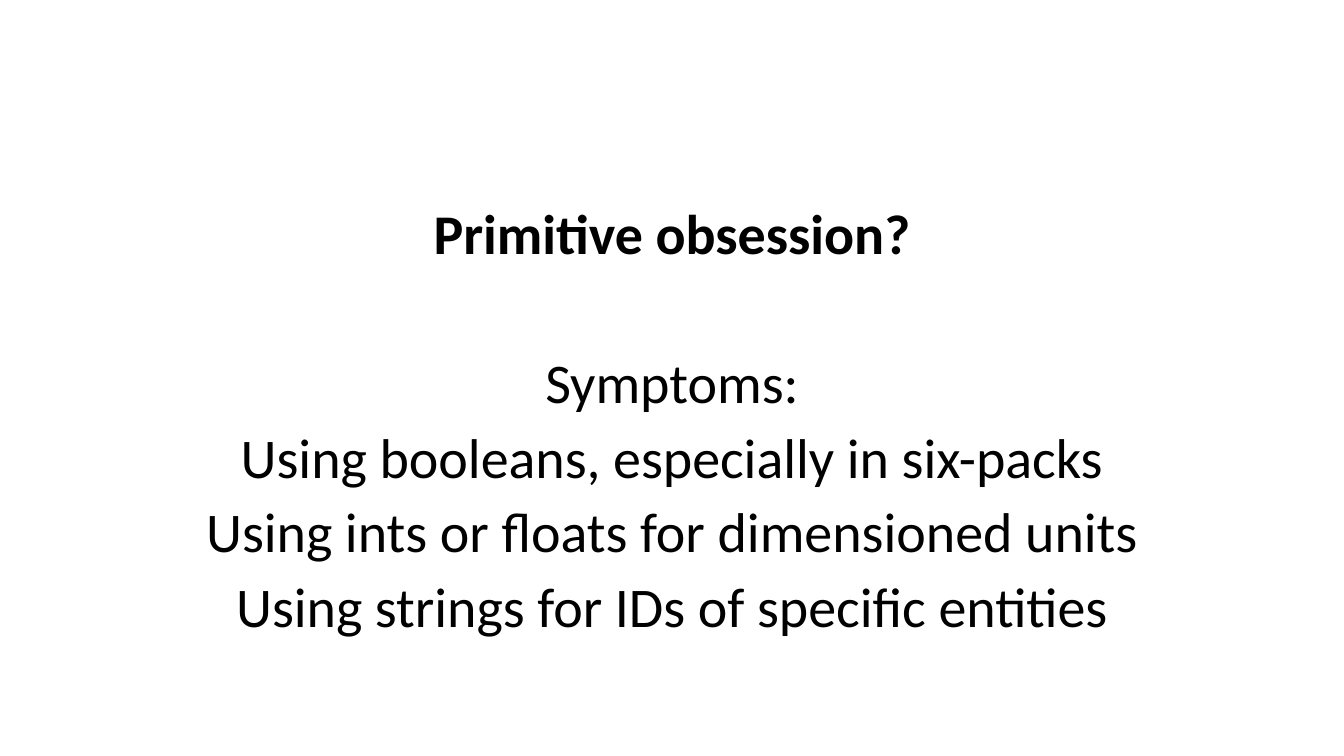
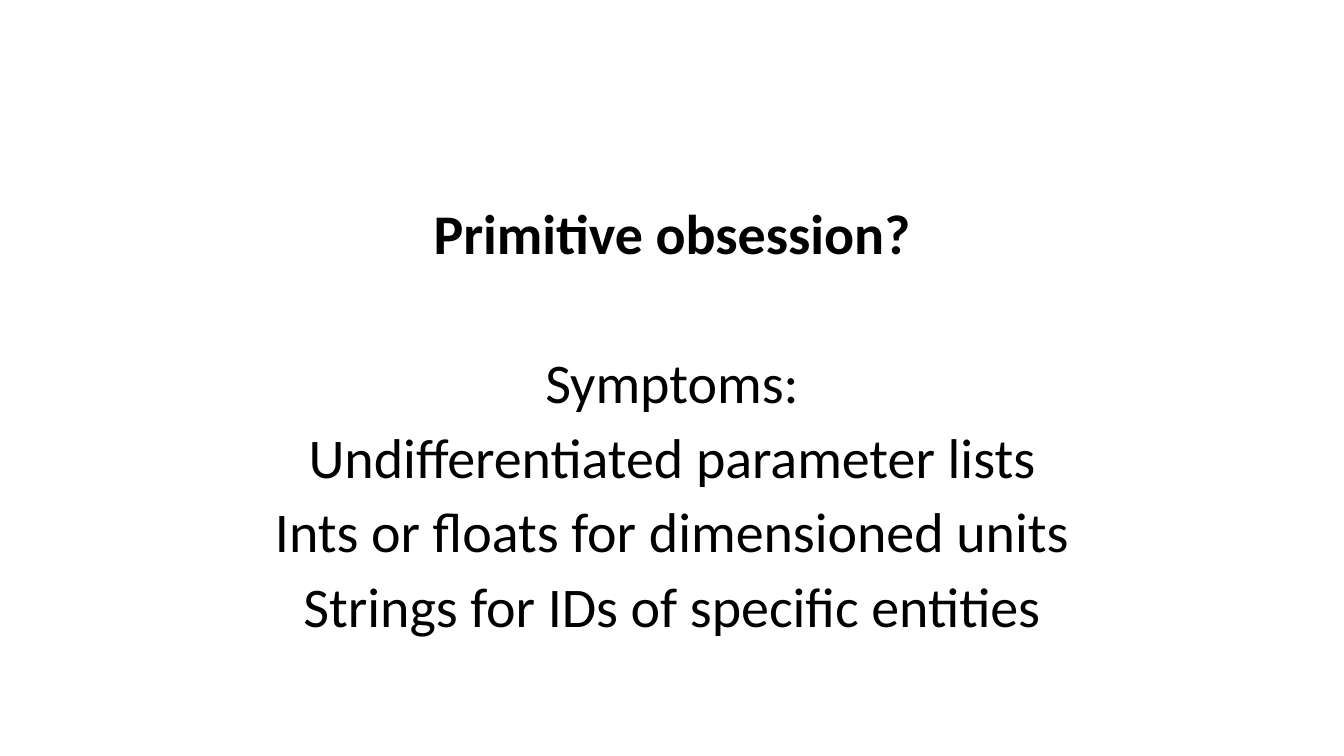
Before and after one commit to itowlson/primitive-obsession, a slide deck: slide 4 of Primitive obsession.pptx. Drawn at 1344x756 pixels with LibreOffice and Linux fonts; fonts in the diff are those of the drawing. Boxes give left, top, right and bottom in pixels: in the first picture for what was removed or moved away, otherwise in the second. Text is boxed around its words. In the diff, an @@ line names an element or a change of style, - is before the commit and + after.

Commit message:
Slide tweaks

```diff
--- a/Primitive obsession.pptx
+++ b/Primitive obsession.pptx
@@ text at box(275, 439, 1068, 637): text changed @@
-Using booleans, especially in six-packs
-Using ints or floats for dimensioned units
-Using strings for IDs of specific entities
+Undifferentiated parameter lists
+Ints or floats for dimensioned units
+Strings for IDs of specific entities
```
